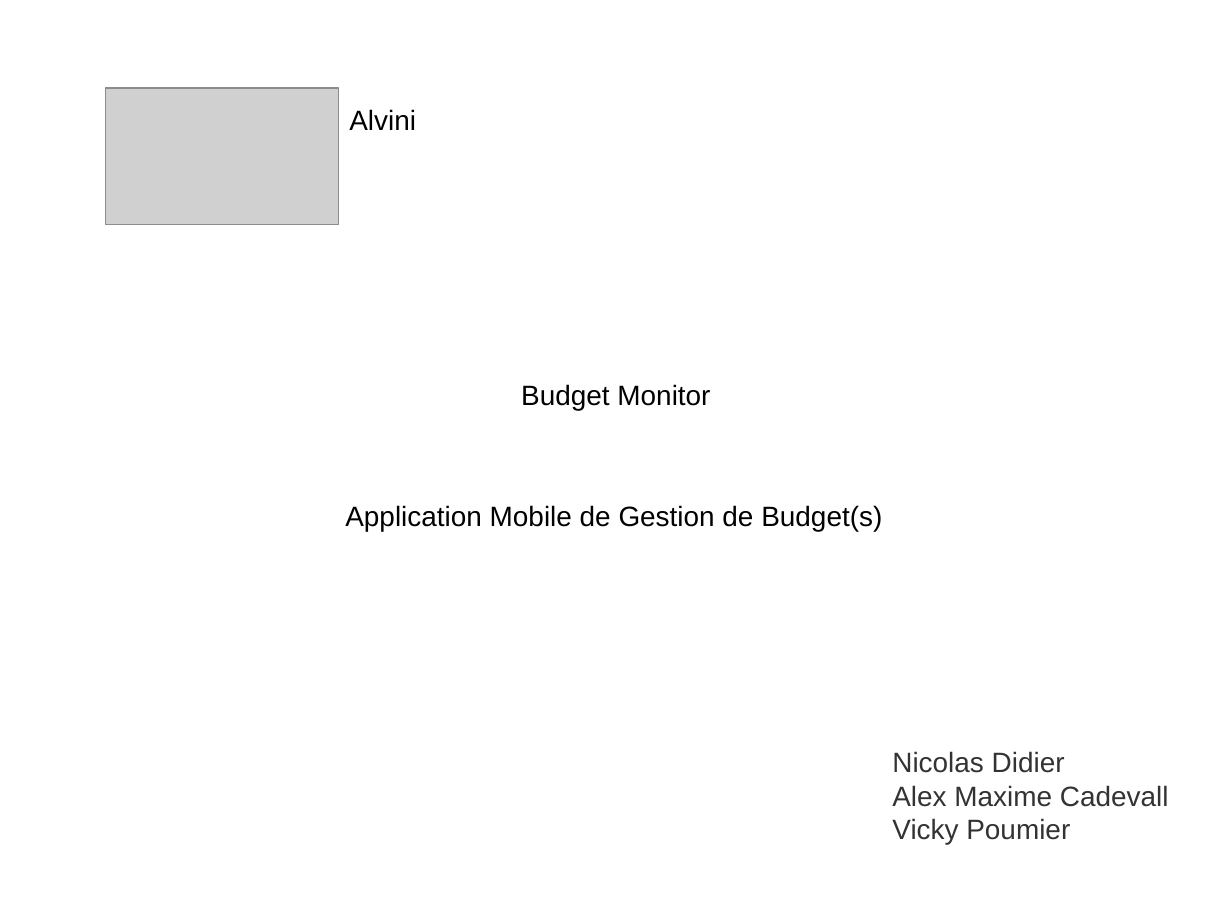
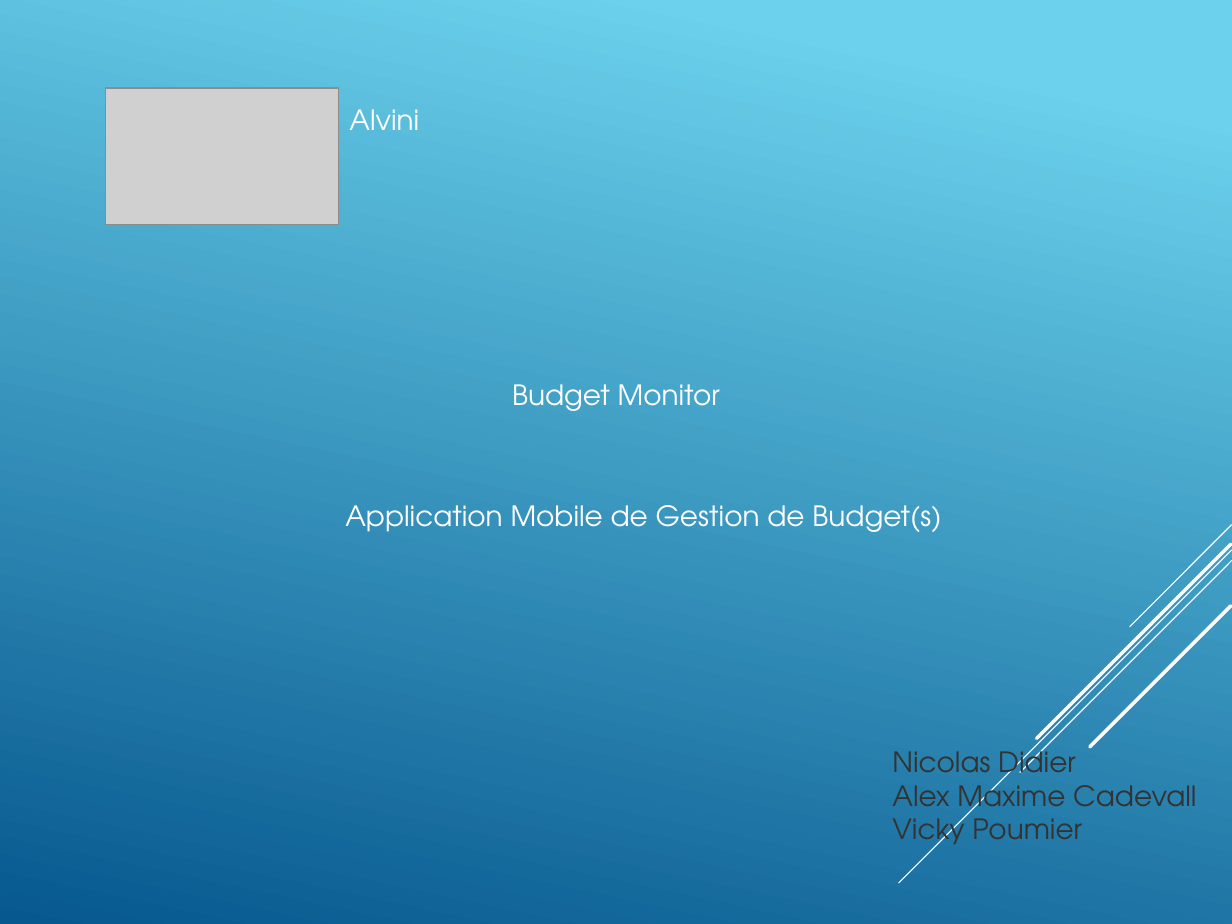
Before and after one commit to Hojalab/budget-monitor, a slide deck: slide 1 of docs/BudgetMonitor.pptx. Drawn at 1232x924 pixels with LibreOffice and Linux fonts; fonts in the diff are those of the drawing; grey boxes stand for pictures. Boxes give left, top, right and bottom in pixels: in the first picture for what was removed or moved away, otherwise in the second. Text is boxed around its words. In the diff, an @@ line names an element or a change of style, - is before the commit and + after.

```diff
--- a/docs/BudgetMonitor.pptx
+++ b/docs/BudgetMonitor.pptx
@@ background #FFFFFF to gradient #6ED2EB to #06588E @@
@@ font Arial to TeX Gyre Adventor, text colour #000000 to #FFFFFF in 3 elements at [512, 384, 720, 411], [345, 505, 941, 532], [349, 109, 419, 130] @@
@@ group added at [899, 525, 1232, 883]: 5 lines @@
@@ text "Nicolas Didier" at [892, 743, 1196, 853]: font Arial to TeX Gyre Adventor @@
```
Also in this commit, not shown: 1 other slide changed, 9 slides added, 2 slides removed, 12 other files.
